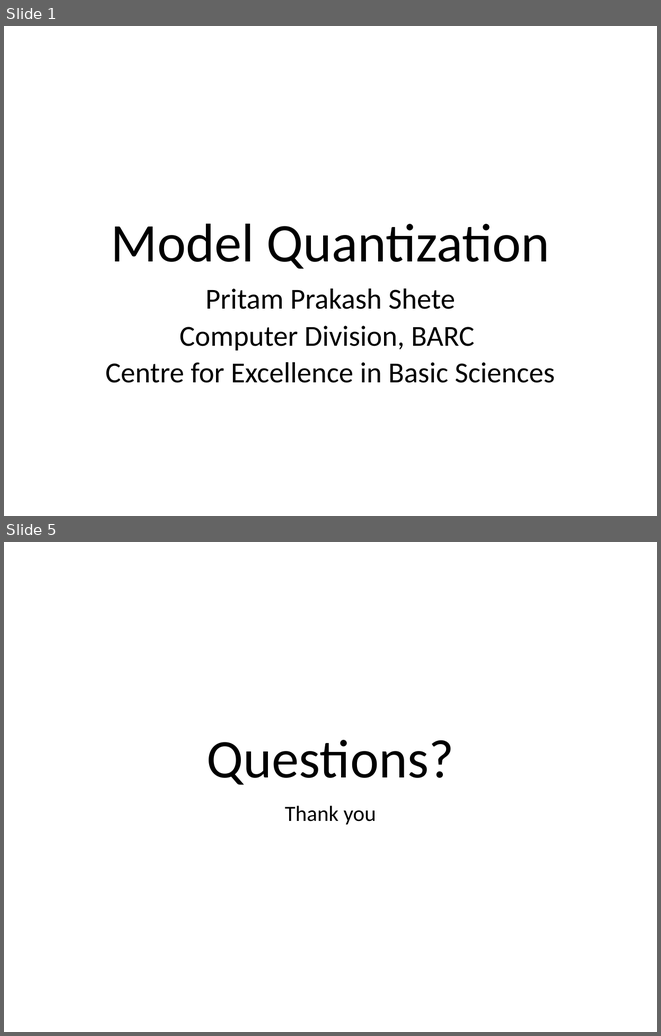
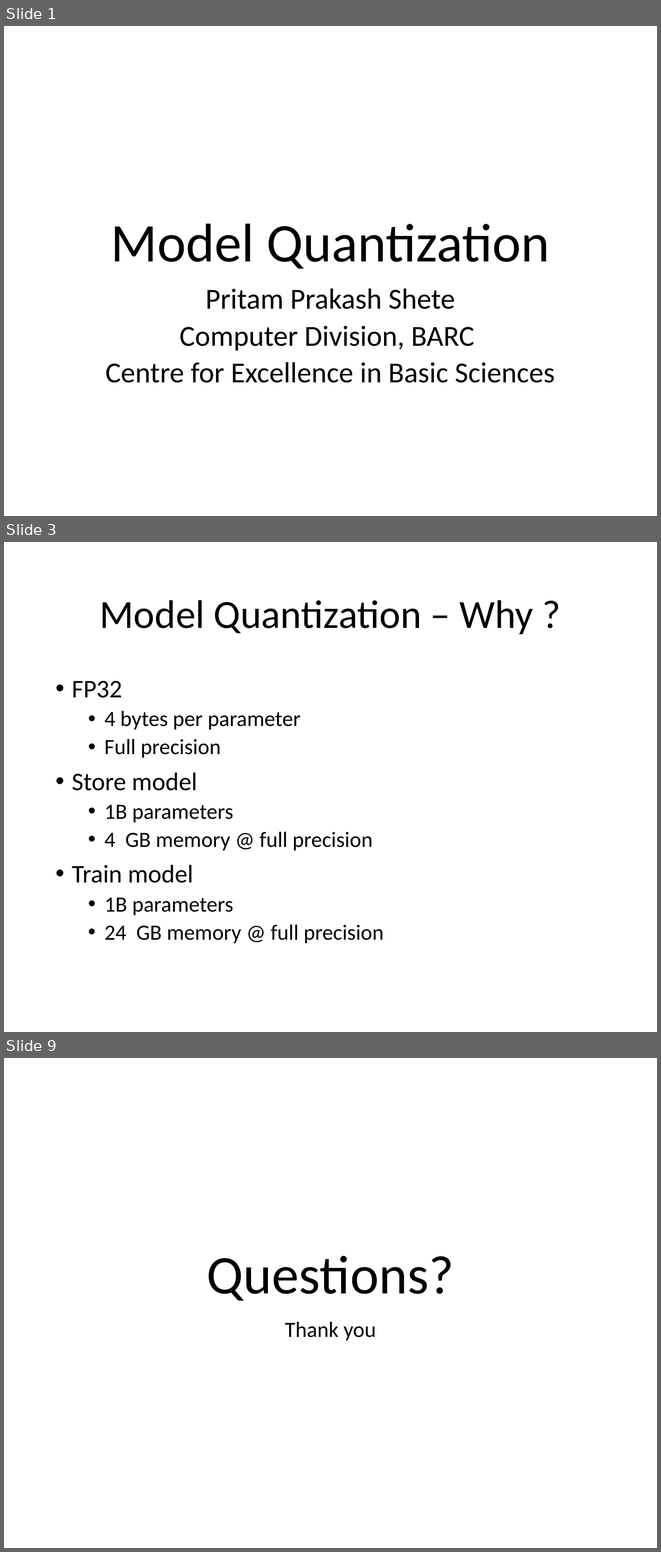
Before and after one commit to look4pritam/LargeLanguageModels, a slide deck: Presentations/ModelQuantization.pptx. Shown one above the other, each under a label of ours: slides 1 and 5 before the commit, slides 1, 3 and 9 after it; the slides between them are not shown. The pictures are 661x1036 and 661x1552 pixels, drawn with LibreOffice and Linux fonts; fonts in the diff are those of the drawing. Boxes give left, top, right and bottom in pixels: in the first picture for what was removed or moved away, otherwise in the second. Text is boxed around its words. In the diff, an @@ line names an element or a change of style, - is before the commit and + after.

```diff
--- a/Presentations/ModelQuantization.pptx
+++ b/Presentations/ModelQuantization.pptx
@@ slide 3 added at (4,542,657,1032), background #FFFFFF @@
@@ title added at (99,600,533,634), 44 pt, text #000000 @@
+Model Quantization – Why ?
@@ text added at (72,681,383,943), 24 pt, text #000000 @@
+• FP32
+  • 4 bytes per parameter
+  • Full precision
+• Store model
+  • 1B parameters
+  • 4 GB memory @ full precision
+• Train model
+  • 1B parameters
+  • 24 GB memory @ full precision
@@ what was slide 5 is now slide 9 @@
```
Also in this commit, not shown: 1 slide changed, 5 other slides added, 2 slides removed.
